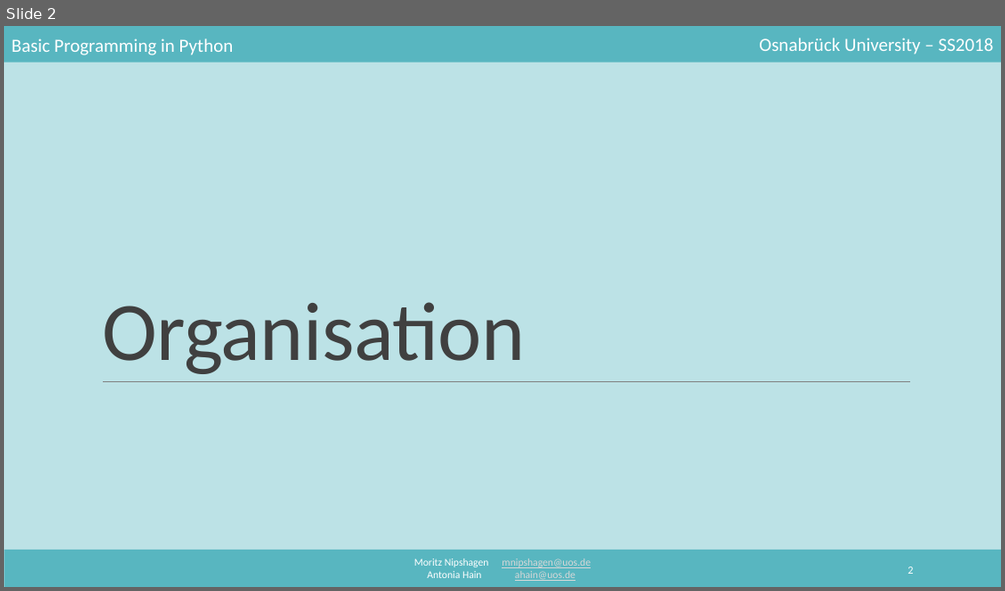
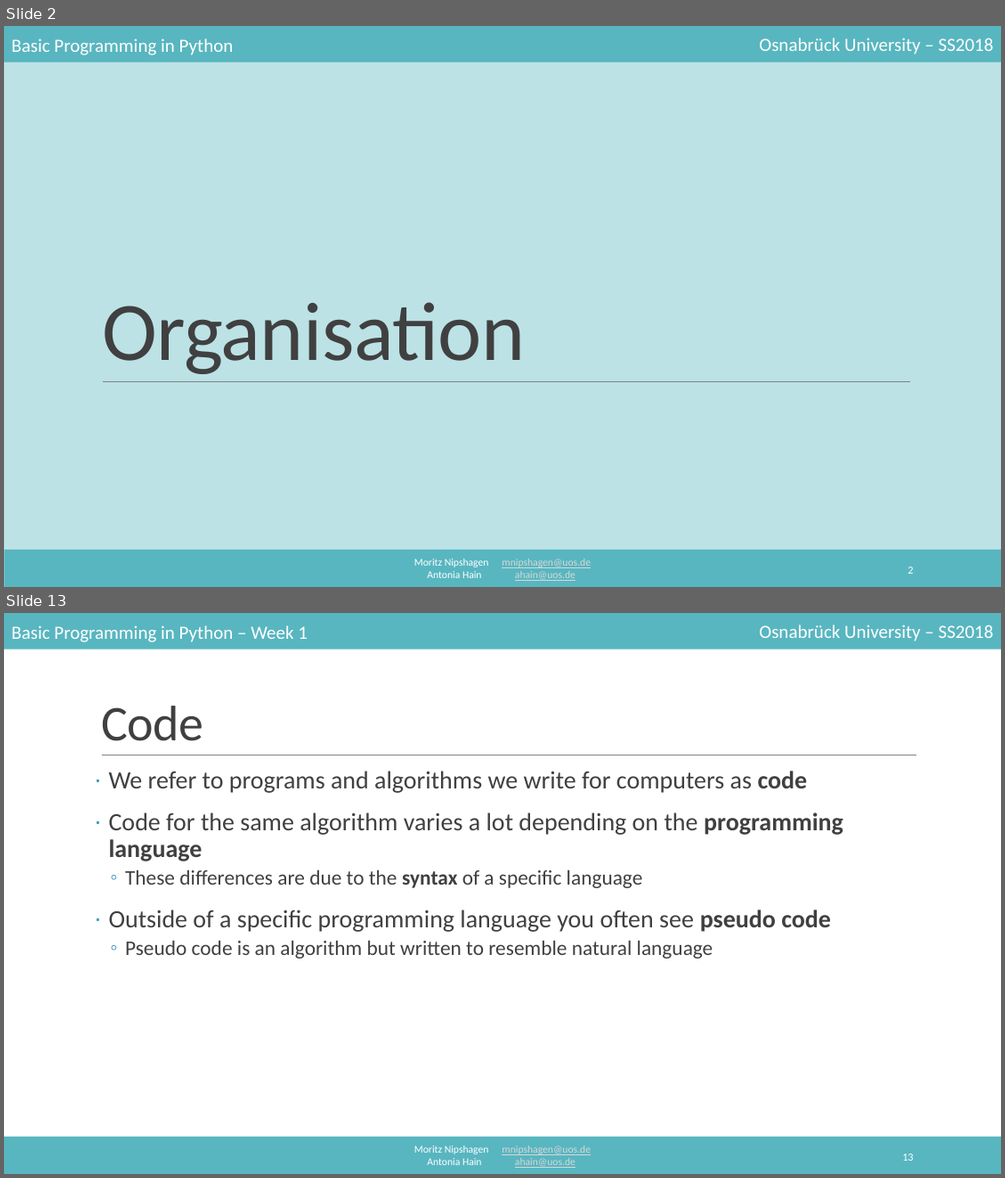
Before and after one commit to mnipshagen/monty, a slide deck: 2018/01/Hello_World.pptx. Shown one above the other, each under a label of ours: slide 2 before the commit, slides 2 and 13 after it; the slides between them are not shown. The pictures are 1005x591 and 1005x1178 pixels, drawn with LibreOffice and Linux fonts; fonts in the diff are those of the drawing. Boxes give left, top, right and bottom in pixels: in the first picture for what was removed or moved away, otherwise in the second. Text is boxed around its words. In the diff, an @@ line names an element or a change of style, - is before the commit and + after.

```diff
--- a/2018/01/Hello_World.pptx
+++ b/2018/01/Hello_World.pptx
@@ slide 13 added at bbox=[4, 613, 1001, 1174], background #FFFFFF; not listed: 4 template elements that a slide beside it also shows @@
@@ text added at bbox=[11, 625, 307, 642], 18 pt, text #FFFFFF @@
+Basic Programming in Python – Week 1
@@ title added at bbox=[101, 706, 203, 741], 48 pt, text #404040 @@
+Code
@@ line added from (102, 755) to (917, 755), #808080 0.5 pt @@
@@ text added at bbox=[109, 771, 843, 958], 24 pt, text #404040 @@
+· We refer to programs and algorithms we write for computers as code
+· Code for the same algorithm varies a lot depending on the programming language
+  ◦ These differences are due to the syntax of a specific language
+· Outside of a specific programming language you often see pseudo code
+  ◦ Pseudo code is an algorithm but written to resemble natural language
@@ page number added at bbox=[902, 1153, 913, 1160], 10.5 pt, text #FFFFFF @@
+13
```
Also in this commit, not shown: 3 slides changed, 16 other slides added, 13 other files.
